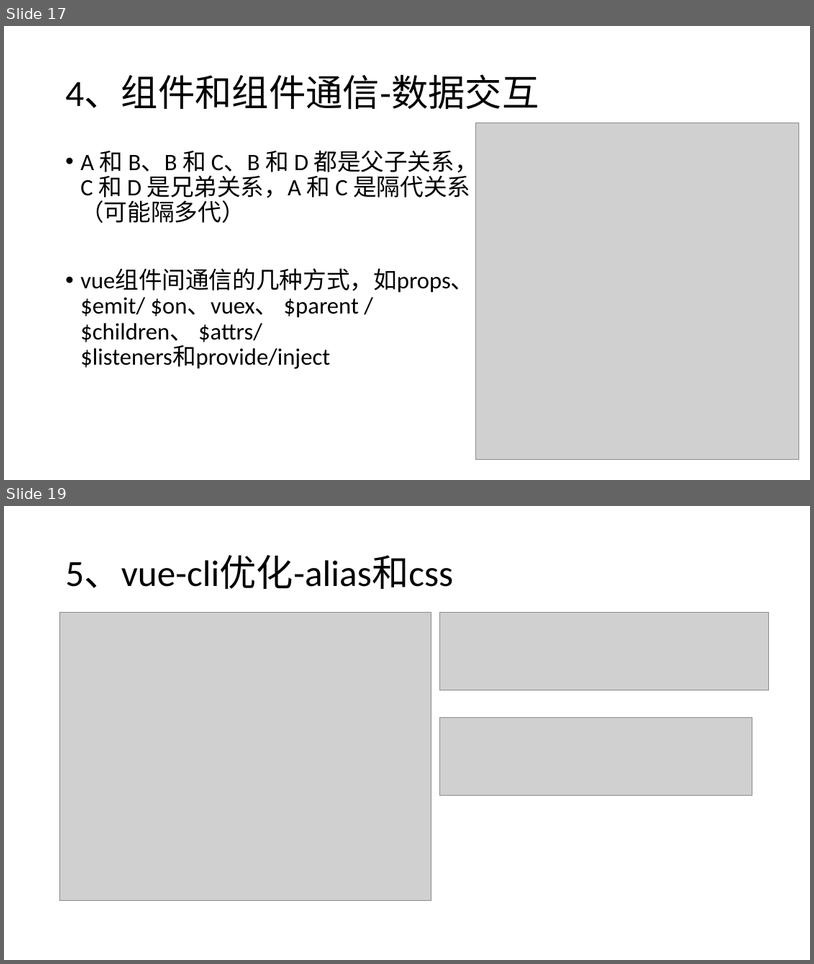
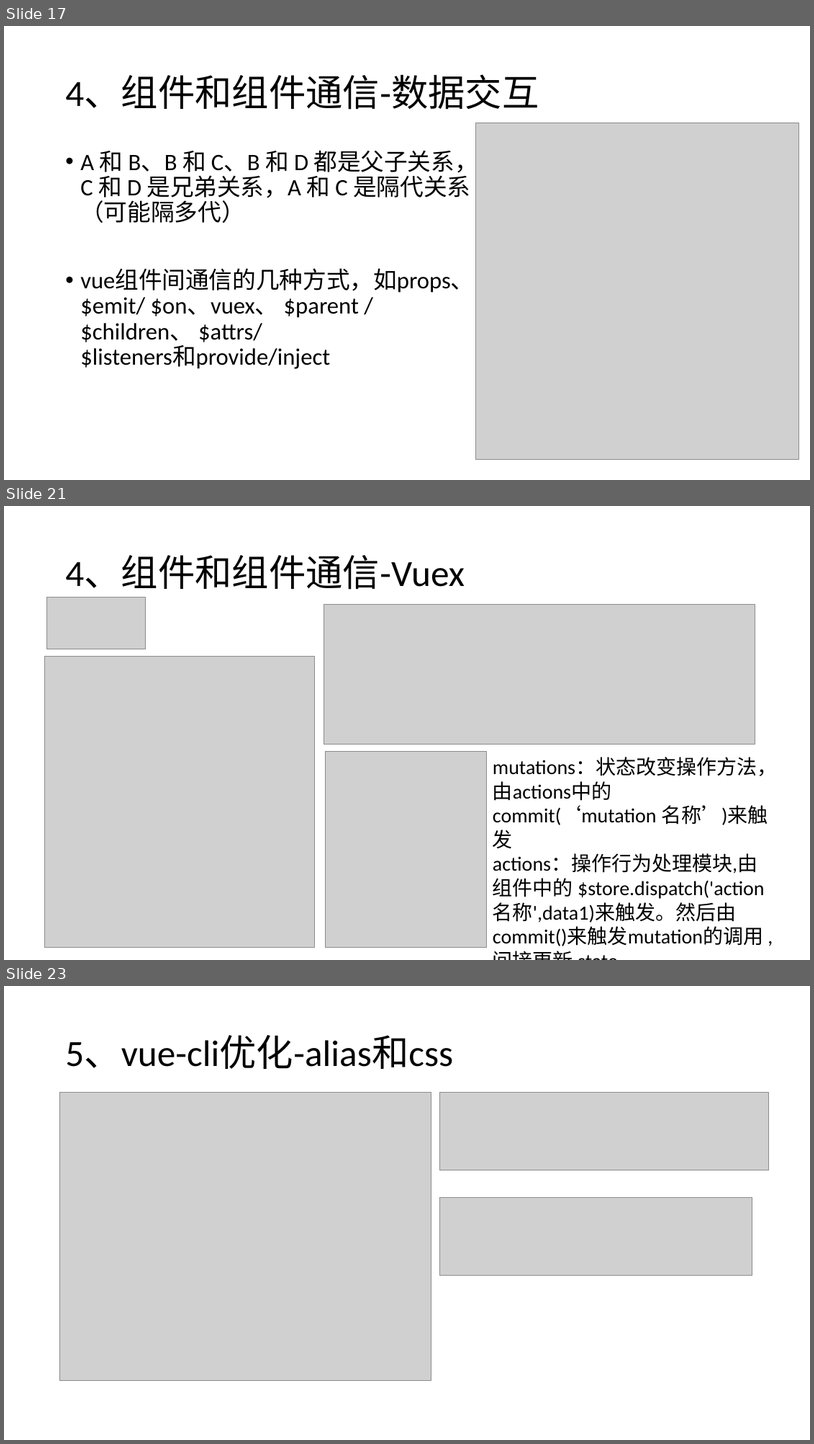
Before and after one commit to liwenxin-jam/vuecli3-starter, a slide deck: doc/vue.pptx. Shown one above the other, each under a label of ours: slides 17 and 19 before the commit, slides 17, 21 and 23 after it; the slides between them are not shown. The pictures are 814x964 and 814x1444 pixels, drawn with LibreOffice and Linux fonts; fonts in the diff are those of the drawing; grey boxes stand for pictures. Boxes give left, top, right and bottom in pixels: in the first picture for what was removed or moved away, otherwise in the second. Text is boxed around its words. In the diff, an @@ line names an element or a change of style, - is before the commit and + after.

```diff
--- a/doc/vue.pptx
+++ b/doc/vue.pptx
@@ slide 21 added at (4,506,810,960), background #FFFFFF @@
@@ title added at (65,555,465,590), 44 pt, text #000000 @@
+4、组件和组件通信-Vuex
@@ picture added at (47,597,145,649) @@
@@ picture added at (324,605,755,744) @@
@@ picture added at (44,656,314,947) @@
@@ picture added at (326,751,487,947) @@
@@ text added at (493,757,777,946), 24 pt, text #000000 @@
+mutations：状态改变操作方法，由actions中的 commit(‘mutation 名称’)来触发
+actions：操作行为处理模块,由组件中的 $store.dispatch('action 名称',data1)来触发。然后由commit()来触发mutation的调用 , 间接更新 state
@@ what was slide 19 is now slide 23 @@
```
Also in this commit, not shown: 3 slides changed, 4 other slides added, 5 other files.
